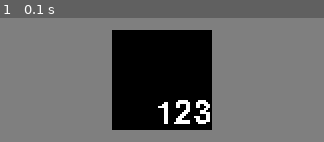
Above: before the commit, frame 1.
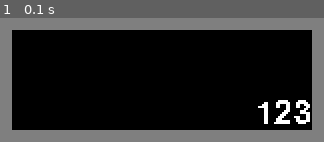
Above: after the commit, the same moment.

Repository: Cosy-sweater/pygame_base
Game: pygame game, started from main.py
The game is run twice, just before and just after one commit, with the same random seed, the same clock (stepped at 60 frames per second) and the same inputs.
Inputs:
- Up to frame 1 (0.1 s): no input

The runs differ from the first frame. In frame 1, 51% of the frame differs, in the area x 3-97%, y 9-91%.

Commit message:
no more app argument

Diff:
--- a/GUI.py
+++ b/GUI.py
@@ -27,10 +27,9 @@
                 return item
         sys.stderr.write(f"No Text object found with id({obj_id})\n")
 
-    def __init__(self, app: App, text: str = "", pos: (int, int) = (0, 0), font: Union[str] = None,
+    def __init__(self, text: str = "", pos: (int, int) = (0, 0), font: Union[str] = None,
                  font_size: int = 16, font_color: (int, int, int) = (0, 0, 0),
                  anchor="topleft", **other):
-        self.app = app
         self.id = Text.id
         Text.id += 1
         Text.text_objects.append(self)
@@ -86,9 +85,8 @@
                 return item
         sys.stderr.write(f"No Button object found with id({obj_id})\n")
 
-    def __init__(self, app: App, text: Text = "", pos: (int, int) = (0, 0), surface: pygame.Surface = None,
+    def __init__(self,text: Text = "", pos: (int, int) = (0, 0), surface: pygame.Surface = None,
                  anchor="topleft", text_anchor="center", command=lambda *_: None):
-        self.app = app
         self.id = Button.id
         Button.id += 1
         Button.button_objects.append(self)
@@ -103,7 +101,7 @@
             raise TypeError("Button only takes Text objects as text argument")
         self.command = command
 
-        self.rect = None
+        self.rect: pygame.Rect = None
         self.update_object()
 
     def update_object(self):
@@ -121,3 +119,14 @@
     def draw(self) -> None:
         self.app.screen.blit(self.surface, self.rect)
         self.text.draw()
+
+
+class BGPlate(Node):
+    def __init__(self, pos: tuple[int, int], size: tuple[int, int], color: tuple[int, int, int], alpha: int=255):
+        self.rect = pygame.Rect(pos, size)
+        self.surface = pygame.Surface(size)
+        self.surface.fill(color)
+        self.surface.set_alpha(alpha)
+
+    def draw(self):
+        self.app.screen.blit(self.surface, self.rect)
--- a/comon.py
+++ b/comon.py
@@ -69,7 +69,6 @@
     def get_fps(self):
         return self._fps
 
-
     def add_scene(self, scene: Scene):
         if type(scene) is not Scene:
             raise TypeError("Can not add not Scene object to app scenes")
@@ -96,8 +95,15 @@
 
 
 class Node:
+    @classmethod
+    def set_app(cls, a: App):
+        cls.app = a
+
     def update(self, events, dt) -> None:
         pass
 
     def draw(self) -> None:
         pass
+
+    def draw_other_info(self) -> None:
+        pass
--- a/main.py
+++ b/main.py
@@ -2,19 +2,21 @@
 
 import comon
 import GUI
+import sys
 
 app = comon.App()
+comon.Node.set_app(app)
 app.set_window_mode((0, 0), pygame.FULLSCREEN)
 t = comon.Scene(app=app)
 app.add_scene(t)
-t.add_node(GUI.Button(app=app,
-                      text=GUI.Text(app=app, text="123", font_size=24, font_color=(255, 255, 255)),
-                      pos=app.screen.get_rect().center,
-                      surface=pygame.Surface((50, 50)),
-                      anchor="center",
-                      text_anchor="bottomright",
-                      command="print(1)"
-                      ))
+t.add_node(GUI.Button(
+    text=GUI.Text(text="123", font_size=24, font_color=(255, 255, 255)),
+    pos=app.screen.get_rect().center,
+    surface=pygame.Surface((150, 50)),
+    anchor="center",
+    text_anchor="bottomright",
+    command="sys.exit()"
+))
 app.set_scene(0)
 
 app.run()
